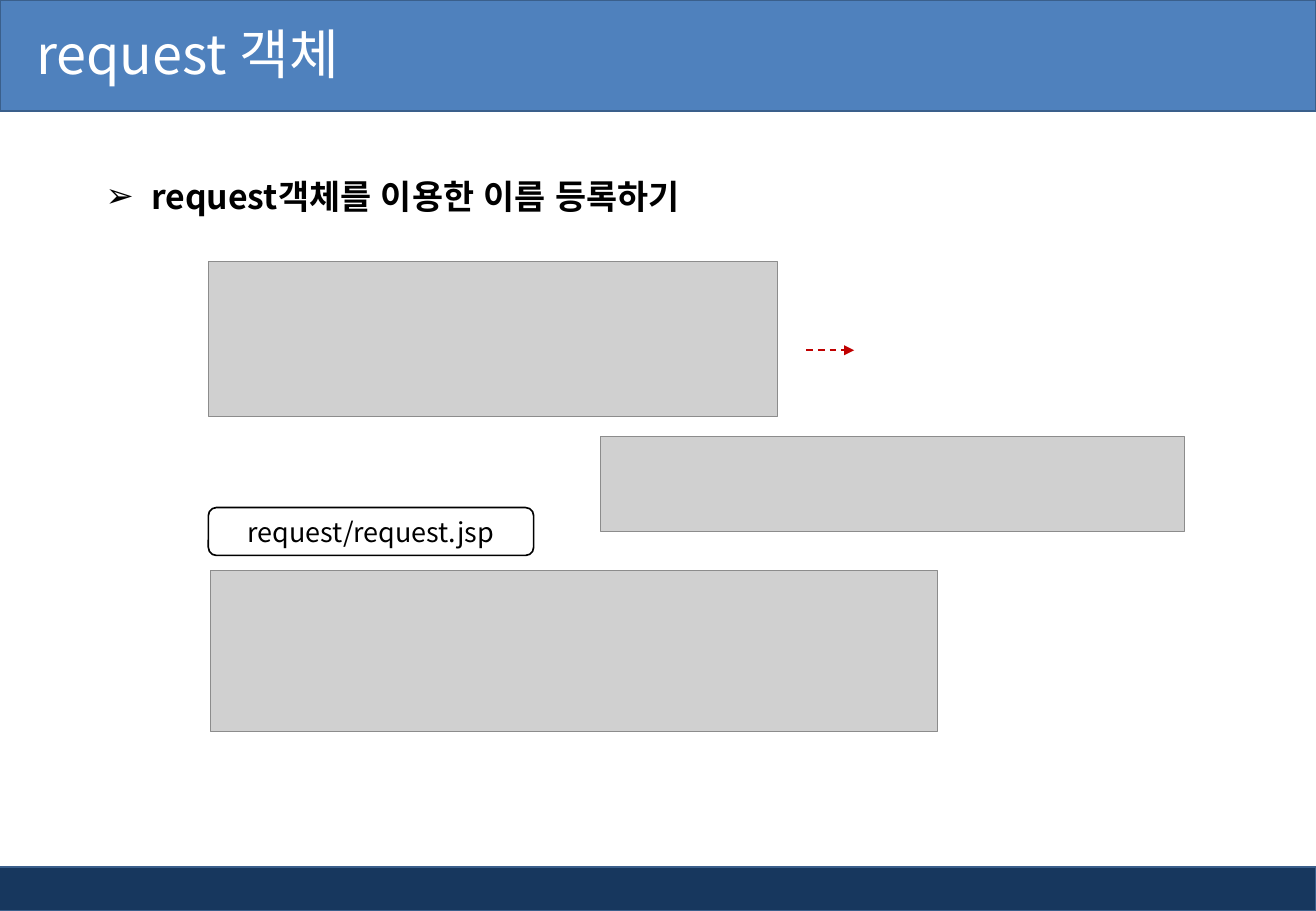
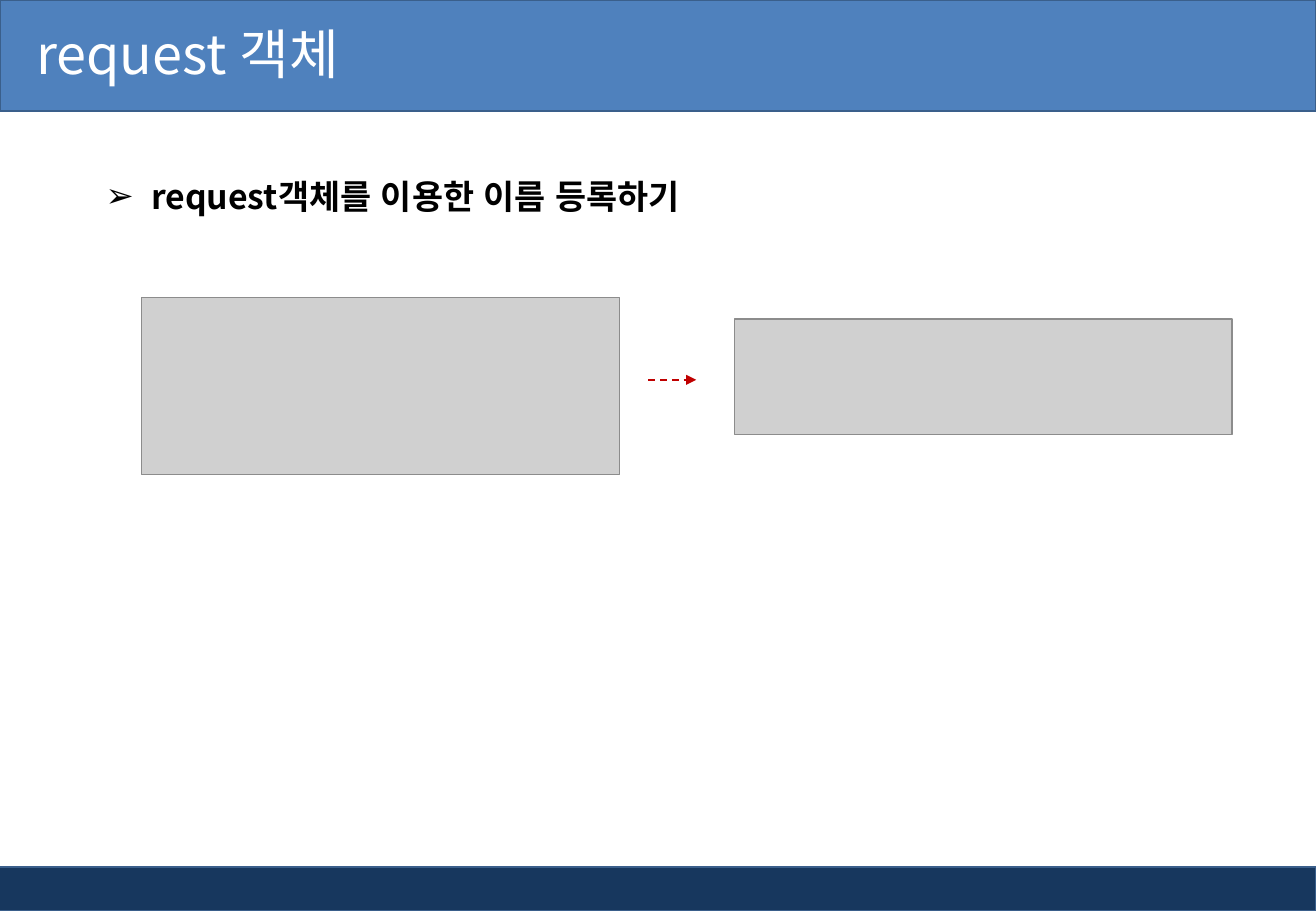
Before and after one commit to pshho/ngreen_project, a slide deck: slide 3 of jspWorks/자료/jsp_ppt/3장. jsp 내장 객체 및 폼.pptx. Drawn at 1316x911 pixels with LibreOffice and Linux fonts; fonts in the diff are those of the drawing; grey boxes stand for pictures; background and template pictures are left out. Boxes give left, top, right and bottom in pixels: in the first picture for what was removed or moved away, otherwise in the second. Text is boxed around its words. In the diff, an @@ line names an element or a change of style, - is before the commit and + after.

```diff
--- a/jspWorks/자료/jsp_ppt/3장. jsp 내장 객체 및 폼.pptx
+++ b/jspWorks/자료/jsp_ppt/3장. jsp 내장 객체 및 폼.pptx
@@ picture removed at box(209, 261, 778, 417) @@
@@ picture added at box(141, 298, 620, 475) @@
@@ picture added at box(735, 320, 1232, 435) @@
@@ arrow moved from (807, 350) - (854, 350) to (649, 380) - (696, 380) @@
@@ picture removed at box(600, 436, 1185, 531) @@
@@ rounded rectangle removed at box(209, 508, 535, 555) @@
-request/request.jsp
@@ picture removed at box(210, 570, 937, 732) @@
```
Also in this commit, not shown: 9 other slides changed, 1 slide added, 24 other files.
